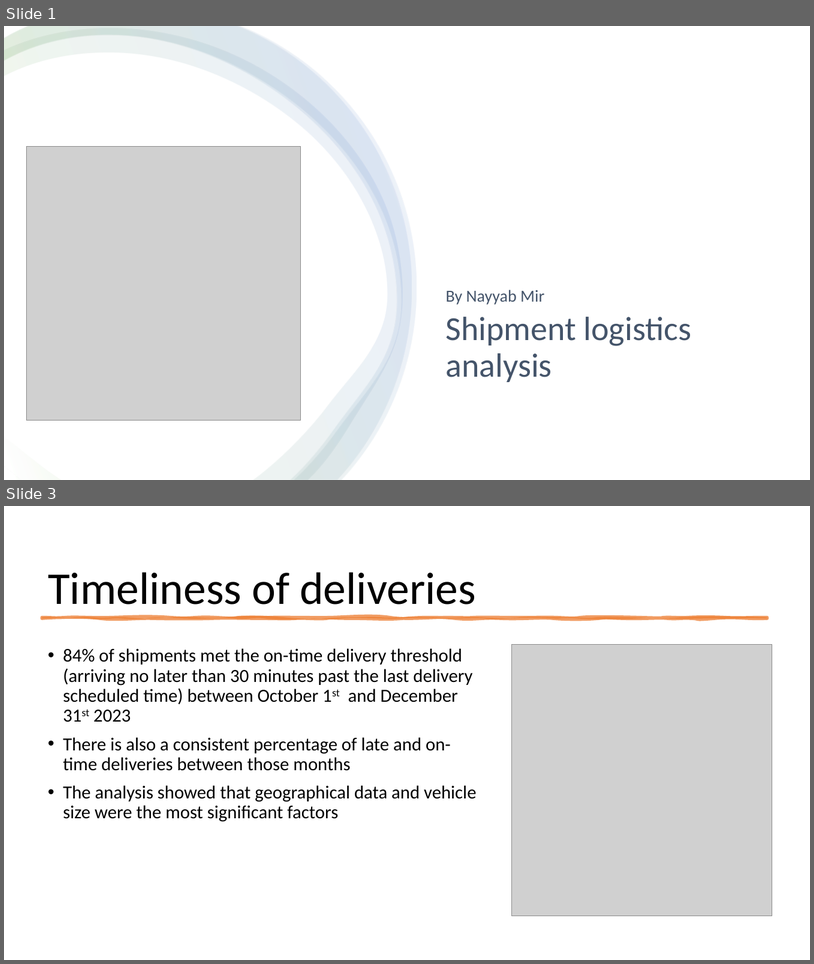
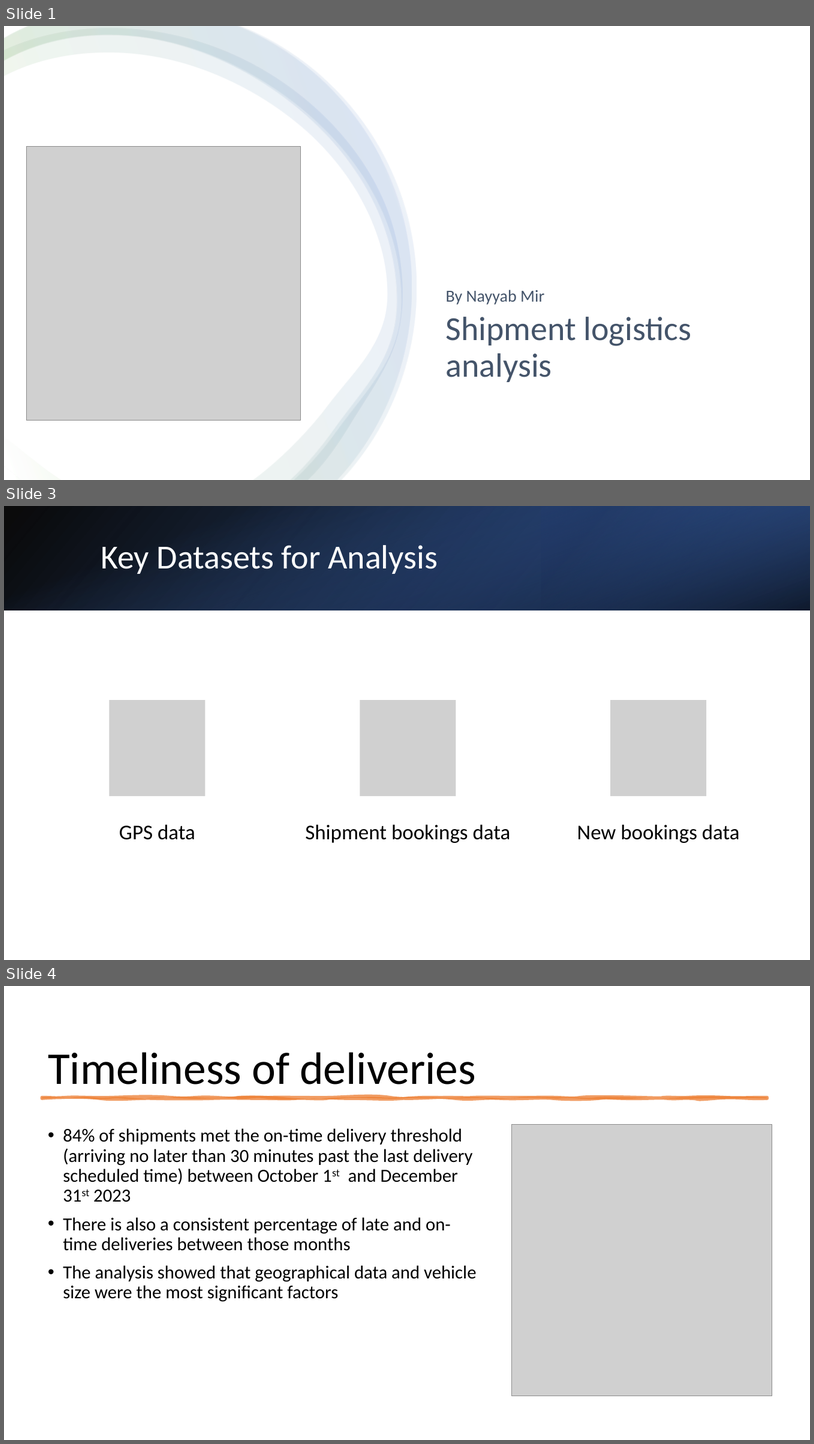
Before and after one commit to Nayyab123/Nayyab, a slide deck: Shipment logistics analysis.pptx. Shown one above the other, each under a label of ours: slides 1 and 3 before the commit, slides 1, 3 and 4 after it; the slides between them are not shown. The pictures are 814x964 and 814x1444 pixels, drawn with LibreOffice and Linux fonts; fonts in the diff are those of the drawing; grey boxes stand for pictures. Boxes give left, top, right and bottom in pixels: in the first picture for what was removed or moved away, otherwise in the second. Text is boxed around its words. In the diff, an @@ line names an element or a change of style, - is before the commit and + after.

Commit message:
Add files via upload
added extra intro slide

```diff
--- a/Shipment logistics analysis.pptx
+++ b/Shipment logistics analysis.pptx
@@ slide 3 added at [4,506,810,960], background #FFFFFF @@
@@ rectangle added at [4,506,810,610], fill gradient #000000 to #2F5597 @@
@@ rectangle added at [4,507,810,610], fill gradient #4472C4 to #000000 @@
@@ rectangle added at [542,506,810,610], fill gradient #203864 to #4472C4 @@
@@ title added at [101,545,438,574], 40 pt, text #FFFFFF @@
+Key Datasets for Analysis
@@ group added at [109,700,740,843]: 3 pictures, 3 texts @@
+GPS data
+Shipment bookings data
+New bookings data
@@ what was slide 3 is now slide 4 @@
```
